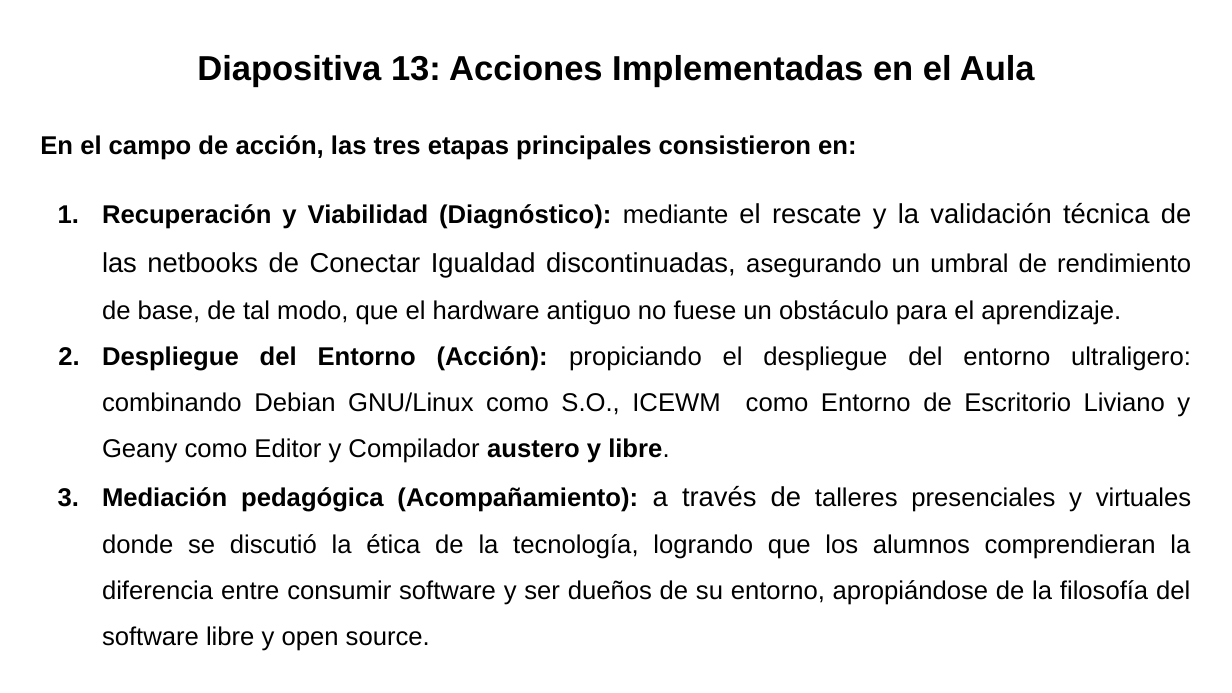
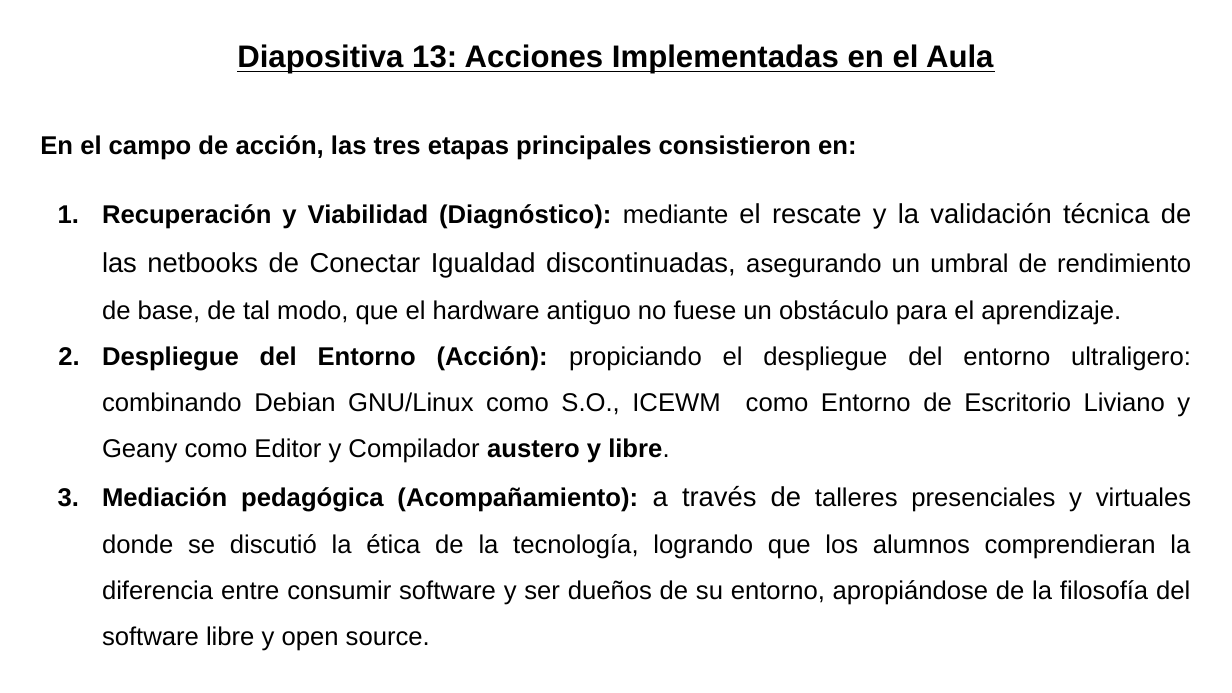
Before and after one commit to gabrielinuz/gabrielinuz.github.io, a slide deck: slide 14 of doc/GUION_DE_DEFENSA_LTE.pptx. Drawn at 1232x693 pixels with LibreOffice and Linux fonts; fonts in the diff are those of the drawing. Boxes give left, top, right and bottom in pixels: in the first picture for what was removed or moved away, otherwise in the second. Text is boxed around its words. In the diff, an @@ line names an element or a change of style, - is before the commit and + after.

```diff
--- a/doc/GUION_DE_DEFENSA_LTE.pptx
+++ b/doc/GUION_DE_DEFENSA_LTE.pptx
@@ title "Diapositiva 13: Acciones Implementadas en ...": place and size @@
-title "Diapositiva 13: Acciones Implementadas en ..." at (197,55,1035,87)
+title "Diapositiva 13: Acciones Implementadas en ..." at (237,44,994,74)
@@ title "Diapositiva 13: Acciones Implementadas en ..." at (237,44,994,74): size 20.2 to 18.2 pt, underline on @@
```
Also in this commit, not shown: 16 other slides changed, 1 other file.
